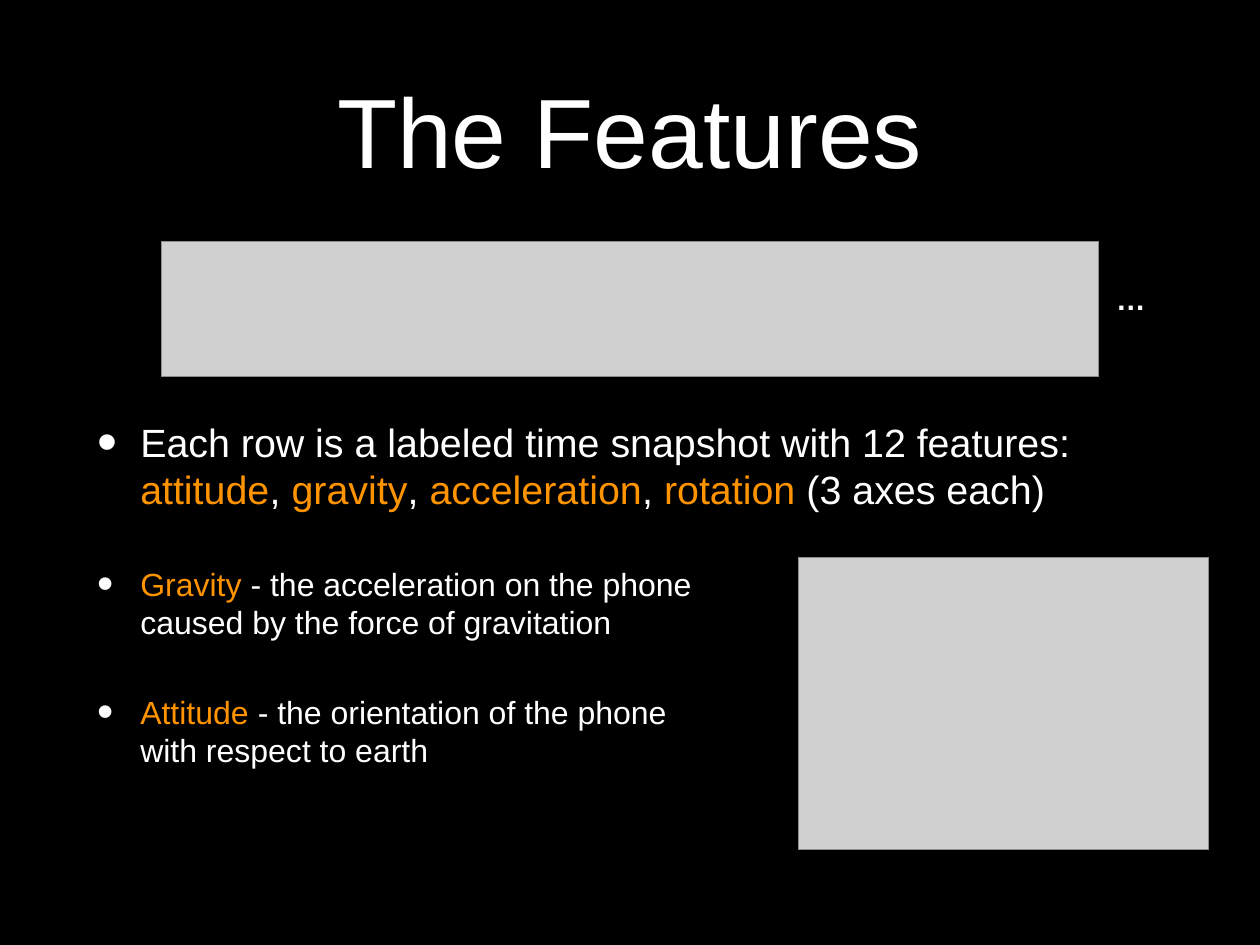
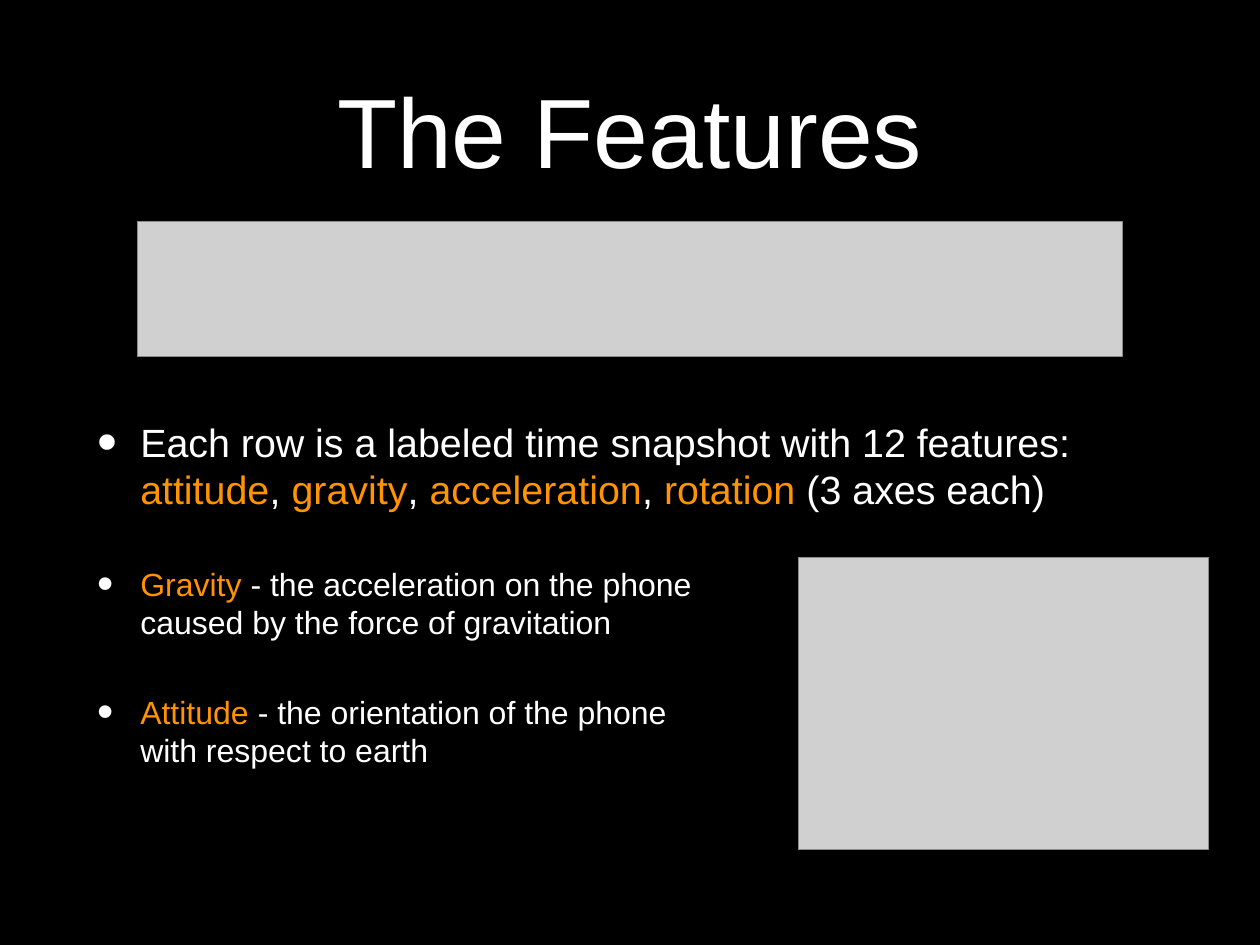
Before and after one commit to idocal/motionsense, a slide deck: slide 4 of MotionSenese/Presentation1.pptx. Drawn at 1260x945 pixels with LibreOffice and Linux fonts; fonts in the diff are those of the drawing; grey boxes stand for pictures; background and template pictures are left out. Boxes give left, top, right and bottom in pixels: in the first picture for what was removed or moved away, otherwise in the second. Text is boxed around its words. In the diff, an @@ line names an element or a change of style, - is before the commit and + after.

```diff
--- a/MotionSenese/Presentation1.pptx
+++ b/MotionSenese/Presentation1.pptx
@@ picture: place and size @@
-picture at <box>161,241,1099,377</box>
+picture at <box>138,222,1123,357</box>
@@ text removed at <box>1111,276,1152,321</box> @@
-…
```
Also in this commit, not shown: 2 other slides changed.
